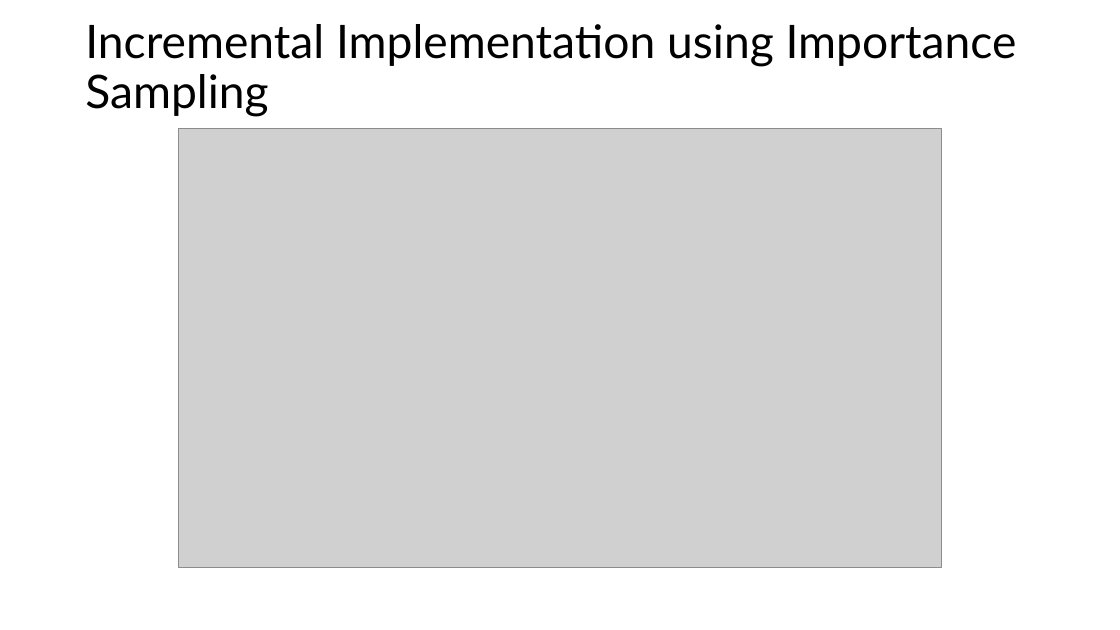
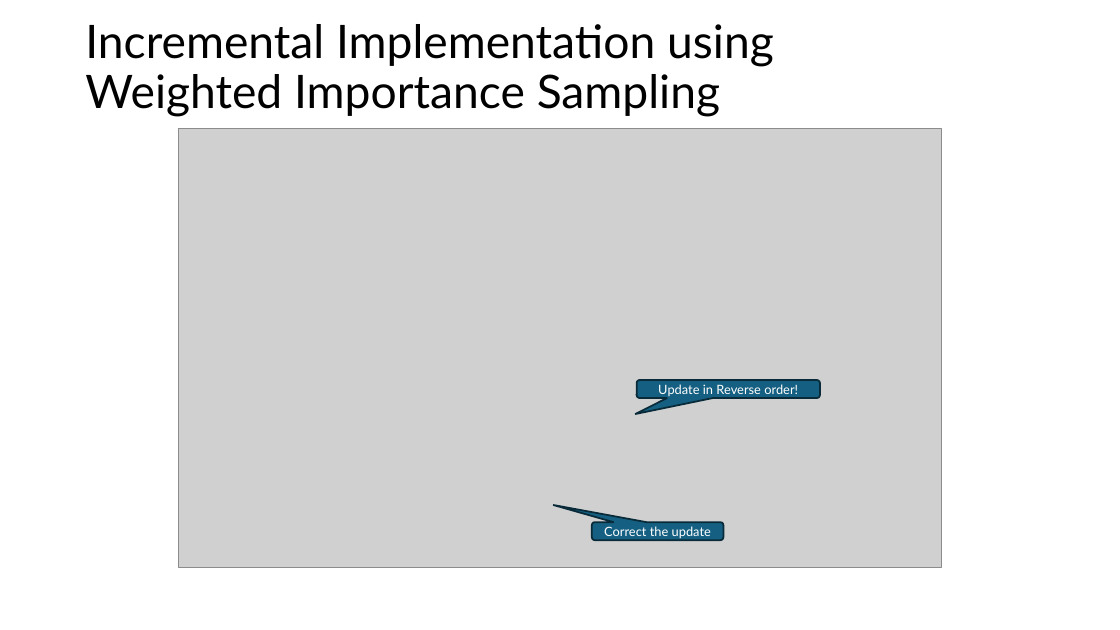
Before and after one commit to mhahsler/Introduction_to_Reinforcement_Learning, a slide deck: slide 19 of slides/Lecture04.pptx. Drawn at 1120x630 pixels with LibreOffice and Linux fonts; fonts in the diff are those of the drawing; grey boxes stand for pictures. Boxes give left, top, right and bottom in pixels: in the first picture for what was removed or moved away, otherwise in the second. Text is boxed around its words. In the diff, an @@ line names an element or a change of style, - is before the commit and + after.

```diff
--- a/slides/Lecture04.pptx
+++ b/slides/Lecture04.pptx
@@ title at [85, 24, 774, 117]: text changed @@
-Incremental Implementation using Importance Sampling
+Incremental Implementation using
+Weighted Importance Sampling
@@ rounded speech box added at [637, 380, 820, 397], fill #156082, outline #092A39 1.5 pt, 11 pt, text #FFFFFF @@
+Update in Reverse order!
@@ rounded speech box added at [592, 523, 724, 540], fill #156082, outline #092A39 1.5 pt, 11 pt, text #FFFFFF @@
+Correct the update
```
Also in this commit, not shown: 10 other slides changed, 5 slides added, 2 slides removed, 5 other files.
